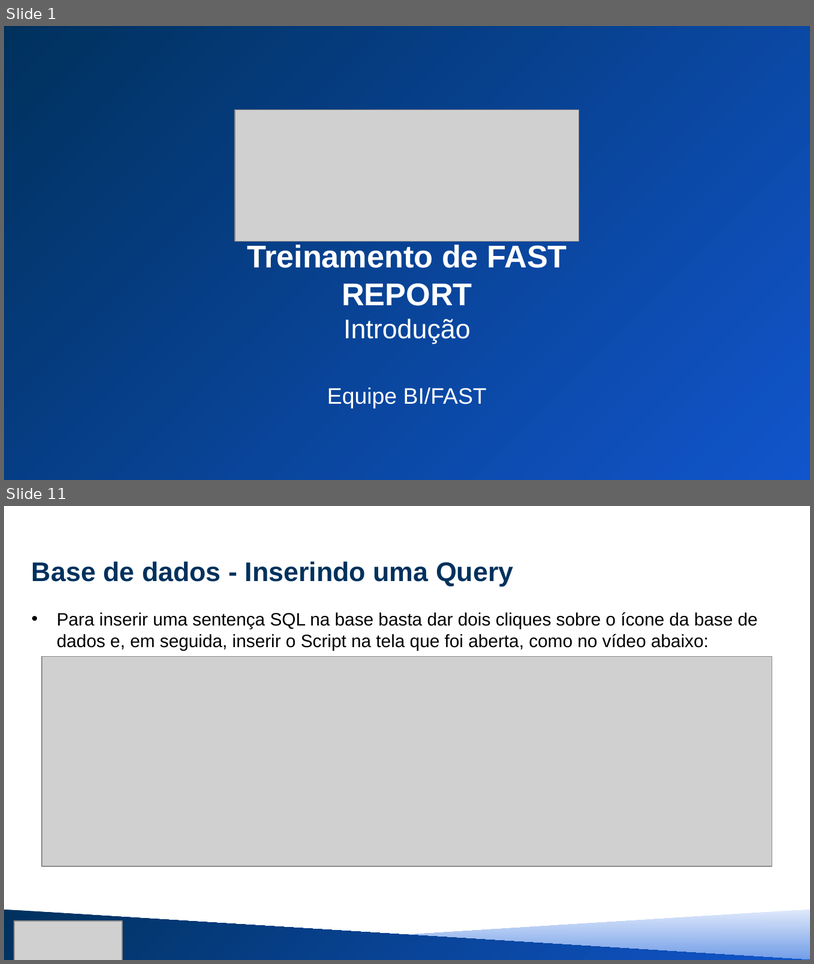
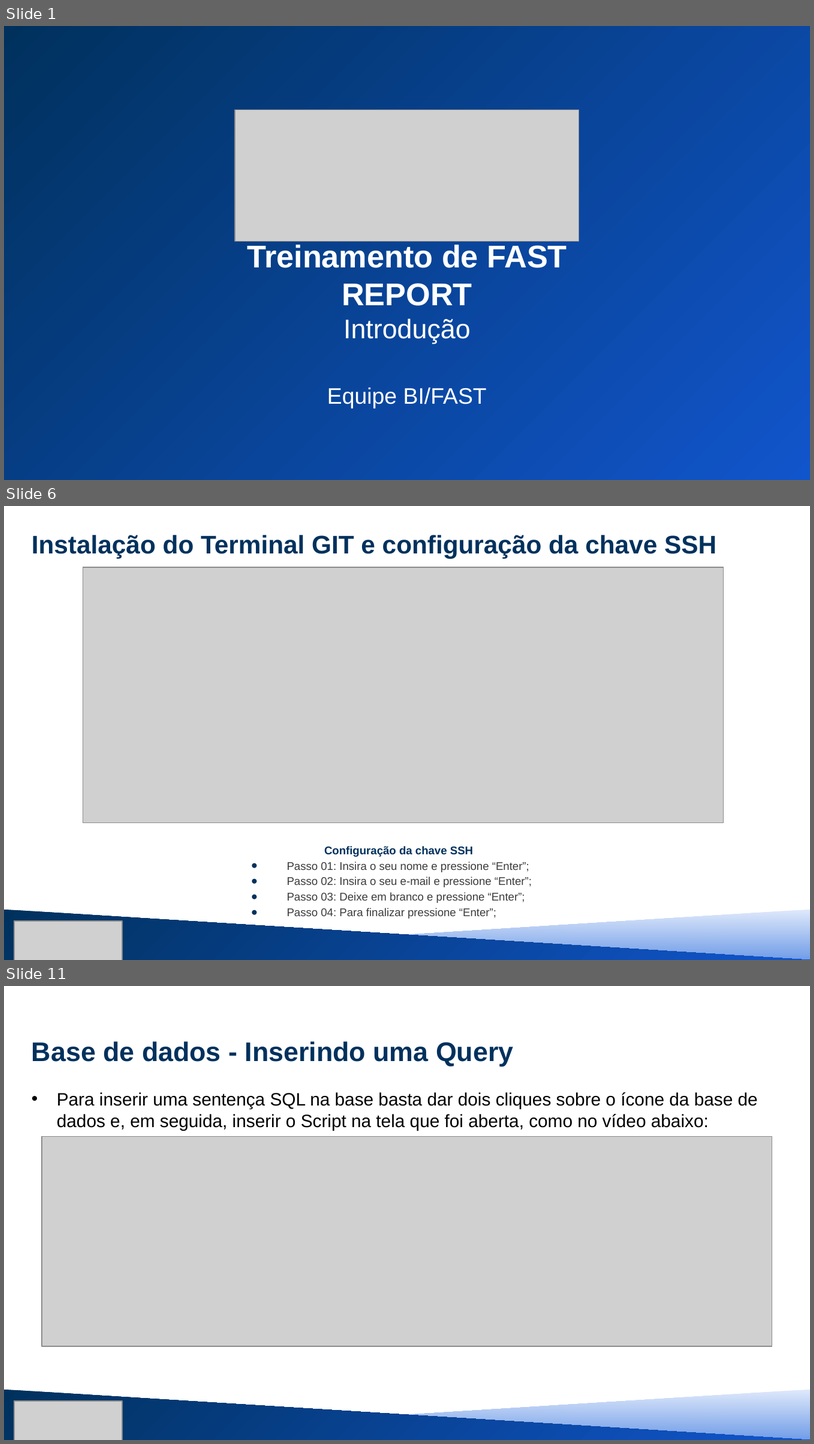
Before and after one commit to MauricioSEmbras/FAST_Report, a slide deck: Treinamento FAST REPORT/treinamento fast - nível 1 parte 1.pptx. Shown one above the other, each under a label of ours: slides 1 and 11 before the commit, slides 1, 6 and 11 after it; the slides between them are not shown. The pictures are 814x964 and 814x1444 pixels, drawn with LibreOffice and Linux fonts; fonts in the diff are those of the drawing; grey boxes stand for pictures; background and template pictures are left out. Boxes give left, top, right and bottom in pixels: in the first picture for what was removed or moved away, otherwise in the second. Text is boxed around its words. In the diff, an @@ line names an element or a change of style, - is before the commit and + after.

```diff
--- a/Treinamento FAST REPORT/treinamento fast - nível 1 parte 1.pptx
+++ b/Treinamento FAST REPORT/treinamento fast - nível 1 parte 1.pptx
@@ slide 6 added at <box>4,506,810,960</box>, background #FFFFFF @@
@@ title added at <box>32,535,717,558</box>, 22.7 pt, text #00315D, bold @@
+Instalação do Terminal GIT e configuração da chave SSH
@@ picture added at <box>83,567,724,823</box> @@
@@ text added at <box>287,846,532,918</box>, 10 pt, text #3B3B3B @@
+Configuração da chave SSH
+● Passo 01: Insira o seu nome e pressione “Enter”;
+● Passo 02: Insira o seu e-mail e pressione “Enter”;
+● Passo 03: Deixe em branco e pressione “Enter”;
+● Passo 04: Para finalizar pressione “Enter”;
@@ right triangle added at <box>4,909,810,960</box>, fill gradient #DFE9FB to #6E9BE7 @@
@@ right triangle added at <box>4,909,810,960</box>, fill gradient #00315D to #1155CC @@
@@ picture added at <box>14,921,123,960</box> @@
```
Also in this commit, not shown: 10 slides changed, 5 other slides added, 5 slides removed, 1 other file.
